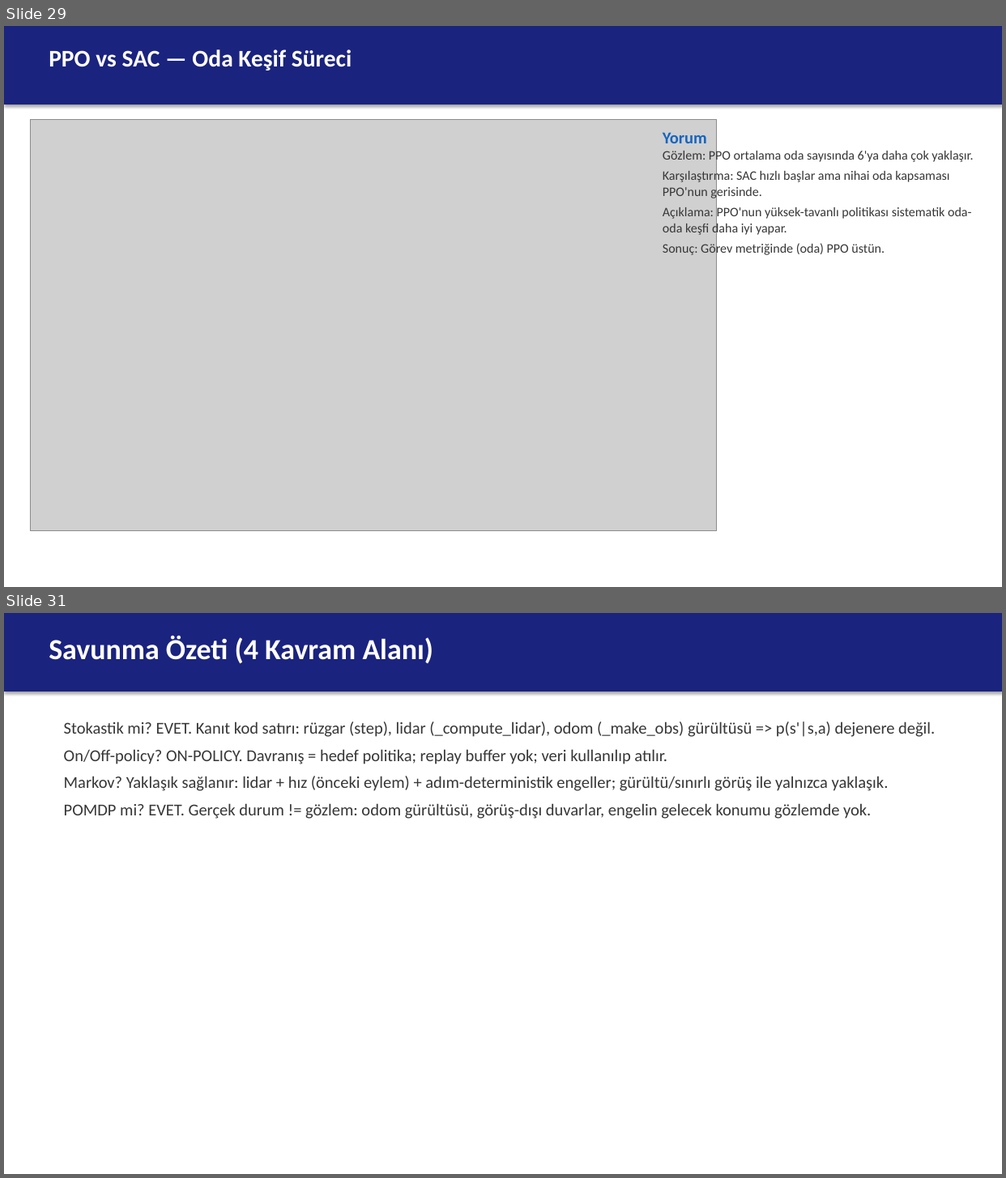
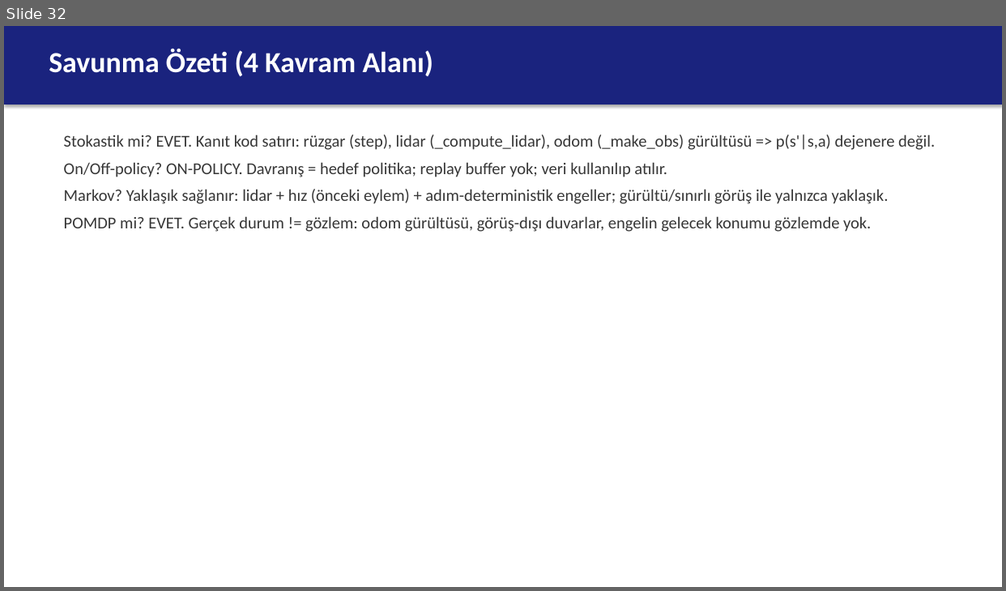
Before and after one commit to berkeryigit/rl_drone_pathfinding, a slide deck: deliverables/sunum/220202046_sunum.pptx. Shown one above the other, each under a label of ours: slides 29 and 31 before the commit, slide 32 after it; the slides between them are not shown. The pictures are 1006x1178 and 1006x591 pixels, drawn with LibreOffice and Linux fonts; fonts in the diff are those of the drawing; grey boxes stand for pictures. Boxes give left, top, right and bottom in pixels: in the first picture for what was removed or moved away, otherwise in the second. Text is boxed around its words. In the diff, an @@ line names an element or a change of style, - is before the commit and + after.

```diff
--- a/deliverables/sunum/220202046_sunum.pptx
+++ b/deliverables/sunum/220202046_sunum.pptx
@@ slide 29 removed at <box>4,26,1002,587</box>, background #FFFFFF @@
@@ rectangle removed at <box>4,26,1002,105</box> @@
@@ text removed at <box>49,49,351,71</box> @@
-PPO vs SAC — Oda Keşif Süreci
@@ picture removed at <box>30,120,716,531</box> @@
@@ text removed at <box>663,132,973,257</box> @@
-Yorum
-Gözlem: PPO ortalama oda sayısında 6'ya daha çok yaklaşır.
-Karşılaştırma: SAC hızlı başlar ama nihai oda kapsaması PPO'nun gerisinde.
-Açıklama: PPO'nun yüksek-tavanlı politikası sistematik oda-oda keşfi daha iyi yapar.
-Sonuç: Görev metriğinde (oda) PPO üstün.
@@ what was slide 31 is now slide 32 @@
```
Also in this commit, not shown: 2 slides changed, 6 slides added, 4 other slides removed, 37 other files.
